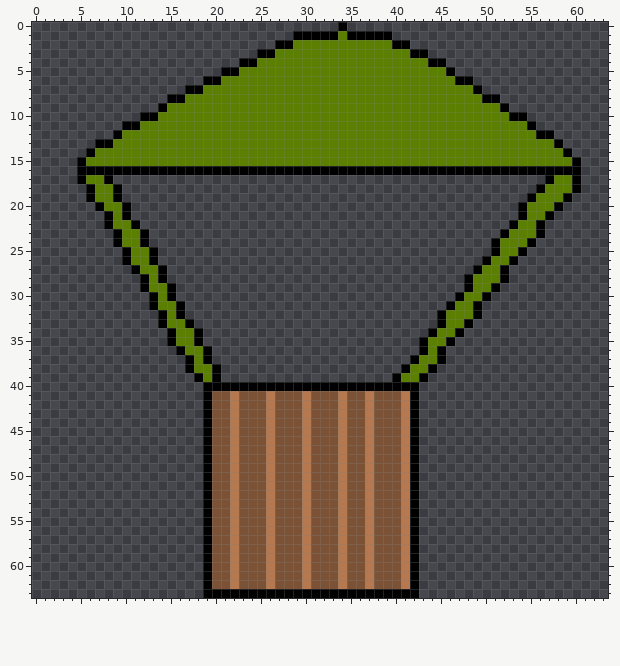
Two states of a pixel-art sprite, no-more-sweden-2015/no-more-sweden-2015/no-more-sweden-2015Content/powerUpBox.png. Above, as it was before the edit.
The file is 64x64 pixels.
Now the later version:
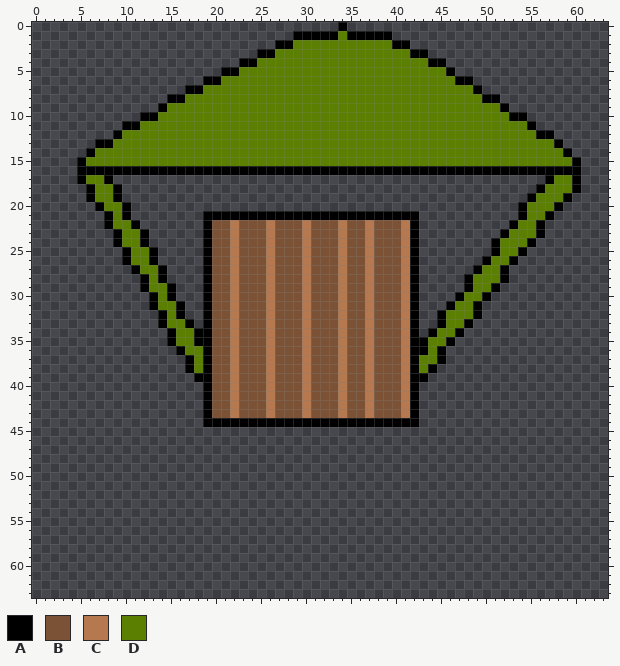
Palette (. is transparent): A #000000  B #7c5236  C #b5784f  D #5b7f00
The edit:
Changed rows in their new state; - is an unchanged pixel.
first column x 19:
21 AAAAAAAAAAAAAAAAAAAAAAAA
22 ABBCBBBCBBBCBBBCBBCBBBCA
23 ABBCBBBCBBBCBBBCBBCBBBCA
24 ABBCBBBCBBBCBBBCBBCBBBCA
25 ABBCBBBCBBBCBBBCBBCBBBCA
26 ABBCBBBCBBBCBBBCBBCBBBCA
27 ABBCBBBCBBBCBBBCBBCBBBCA
28 ABBCBBBCBBBCBBBCBBCBBBCA
29 ABBCBBBCBBBCBBBCBBCBBBCA
30 ABBCBBBCBBBCBBBCBBCBBBCA
31 ABBCBBBCBBBCBBBCBBCBBBCA
32 ABBCBBBCBBBCBBBCBBCBBBCA
33 ABBCBBBCBBBCBBBCBBCBBBCA
34 ABBCBBBCBBBCBBBCBBCBBBCA
35 ABBCBBBCBBBCBBBCBBCBBBCA
36 -BBCBBBCBBBCBBBCBBCBBBCA
37 -BBCBBBCBBBCBBBCBBCBBBC-
38 ABBCBBBCBBBCBBBCBBCBBBCA
39 ABBCBBBCBBBCBBBCBBCBBBCA
40 -BBCBBBCBBBCBBBCBBCBBBC-
first column x 19:
44 -AAAAAAAAAAAAAAAAAAAAAA-
45 ........................
46 ........................
47 ........................
48 ........................
49 ........................
50 ........................
51 ........................
52 ........................
53 ........................
54 ........................
55 ........................
56 ........................
57 ........................
58 ........................
59 ........................
60 ........................
61 ........................
62 ........................
63 ........................
Changed places in both pictures, as pixel boxes (x1, y1, x2, y2):
changed: (203, 211, 419, 598)
